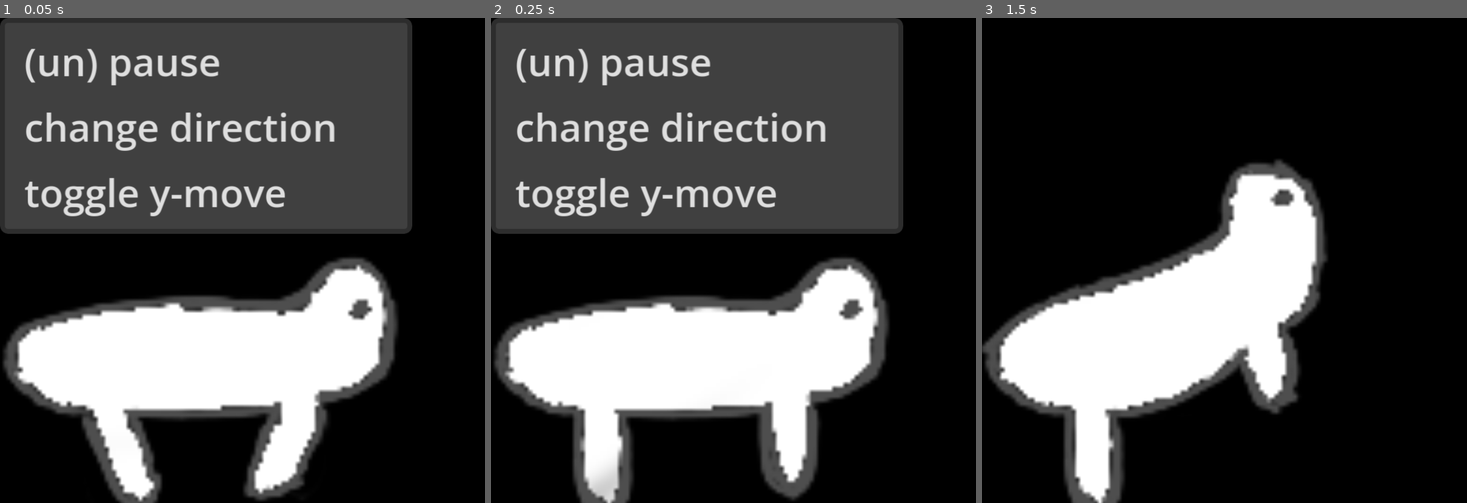
Above: before the commit, frames 1-3 (left to right).
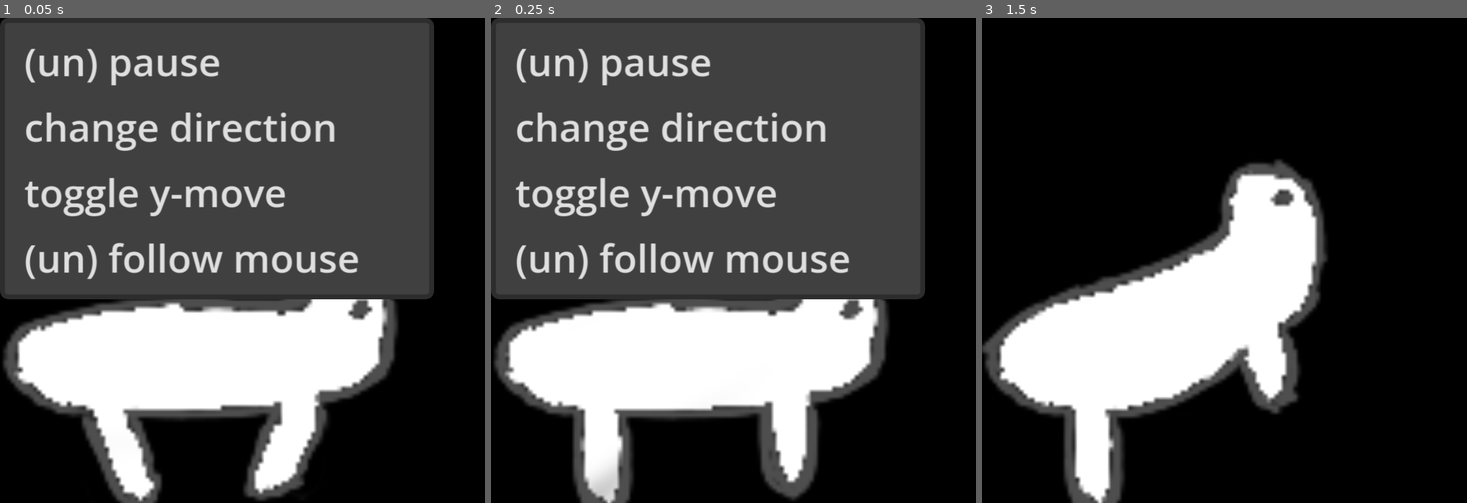
Above: after the commit, the same moments.

Repository: fabianternis/my-screen-pet
Game: Godot game, scene res://main.tscn
Two runs of this game, one before a commit and one after it. Both use one fixed random seed, a clock stepped at 60 frames per second and the inputs below.
Inputs (mouse positions are in pixels of both pictures, inside the frame that each line leads up to):
- Up to frame 1 (0.05 s): no input
- Up to frame 2 (0.25 s): no input
- Up to frame 3 (1.5 s): tap Enter at 0.5 s; drag from (1219, 367) to (1273, 153) at 0.52 s; tap Space at 1.25 s; drag from (1127, 284) to (1219, 367) at 1.27 s

The runs differ from the first frame. In frame 1, 14% of the frame differs, in the area x 0-90%, y 0-58%; in frame 2, 14%; in frame 3, nothing differs.

Commit message:
feat: Implement mouse-following , clean-up _process() and add could_change_direction(x, y)

Diff:
--- a/main.gd
+++ b/main.gd
@@ -34,6 +34,8 @@
 var other_window_pos_tofix: Vector2 = Vector2.ZERO
 var can_idle = true # not used yet
 
+var pet_pos = Vector2()
+var mouse_pos = Vector2() # used by dragging and mouse-following
 
 #var direction = Vector2(x: 1.15, y: 0.7)
 
@@ -61,6 +63,7 @@
 	#popup_paused.add_item('resume', 0)
 	popup.add_item('change direction', 1)
 	popup.add_item('toggle y-move', 2)
+	popup.add_item('(un) follow mouse', 3)
 
 
 	area.input_event.connect(_on_area_input)
@@ -77,7 +80,6 @@
 	if event is InputEventMouseButton and event.button_index == MOUSE_BUTTON_LEFT:
 		if event.pressed:
 			is_dragging = true
-			var mouse_pos = Vector2(DisplayServer.mouse_get_position())
 			var window_pos = Vector2(DisplayServer.window_get_position())
 			drag_offset = mouse_pos - window_pos
 			if !is_paused: sprite.play('drag') # dot _animation() for a reason: should remember the animation pre-drag
@@ -117,50 +119,74 @@
 		switch_direction("x")
 	if id == 2:
 		can_move_y = !can_move_y
-		if not can_move_y:
+		if !can_move_y:
 			direction.y = 0.0
 
 			other_window_pos_tofix.y = size_screen.y - size_window.y
 			DisplayServer.window_set_position(Vector2i(other_window_pos_tofix))
 		else:
 			direction.y = initial_direction.y
+	if id == 3:
+		is_following_mouse = !is_following_mouse
+		if !is_following_mouse:
+			direction = initial_direction
+			sprite.flip_h = direction.x < 0
 	stop_idle()
 
 
 func _process(delta: float):
+	mouse_pos = Vector2(DisplayServer.mouse_get_position())
+
 	if is_dragging:
-		var mouse_pos = Vector2(DisplayServer.mouse_get_position())
-		#var new_window_pos = mouse_pos - drag_offset
-		#DisplayServer.window_set_position(Vector2(new_window_pos))
 		other_window_pos_tofix = mouse_pos - drag_offset
 		DisplayServer.window_set_position(Vector2i(other_window_pos_tofix))
 		drag_pos_1 = drag_pos_0
 		drag_pos_0 = mouse_pos
 
 		if _drag_pos_set():
-			#print('in drag_pos_set()')
 			if drag_pos_1.x < drag_pos_0.x:
 				if direction.x != initial_direction.x:
 					switch_direction("x")
-				#direction.x = initial_direction.x
 			elif drag_pos_1.x > drag_pos_0.x:
 				if direction.x != -initial_direction.x:
 					switch_direction("x")
-				#direction.x = -initial_direction.x
 			if drag_pos_1.y < drag_pos_0.y:
 				if direction.y != initial_direction.y:
 					switch_direction("y")
 			elif drag_pos_1.y > drag_pos_0.y:
 				if direction.y != -initial_direction.y:
 					switch_direction("y")
-		else:
-			print('Something dragging offset related')
-
-		#if _drag_pos_set() && drag_pos_1 > drag_pos_0:
-
 		return
 
-	if !is_paused:
+	if is_following_mouse and !is_paused:
+		pet_pos = other_window_pos_tofix + (size_window * 0.5)
+		var to_mouse = mouse_pos - pet_pos
+		var distance = to_mouse.length()
+
+		var stop_distance = 12.0
+
+		if distance > stop_distance:
+			if is_idle:
+				stop_idle()
+
+			var target_dir = to_mouse / distance
+
+			if !can_move_y:
+				target_dir.y = 0.0
+				target_dir = target_dir.normalized()
+
+			direction = target_dir
+
+			if direction.x > 0.05 and sprite.flip_h:
+				sprite.flip_h = false
+			elif direction.x < -0.05 and !sprite.flip_h:
+				sprite.flip_h = true
+		else:
+			if !is_idle:
+				idle(0.2)
+			direction = Vector2.ZERO
+
+	if !is_paused and !is_idle:
 		other_window_pos_tofix += direction * speed * delta
 
 	var max_x = size_screen.x - size_window.x
@@ -169,38 +195,44 @@
 	if other_window_pos_tofix.x <= 0:
 		other_window_pos_tofix.x = 0
 		if direction.x < 0:
-			#print(1)
-			could_idle(0.6)
-			switch_direction("x")
-			could_idle(0.3)
+			if !is_following_mouse:
+				if could_idle(0.6):
+					could_change_direction(0.3, 0.4)
+				switch_direction("x")
+				could_idle(0.3)
 	elif other_window_pos_tofix.x >= max_x:
 		other_window_pos_tofix.x = max_x
 		if direction.x > 0:
-			#print(2)
-			could_idle(0.2)
-			switch_direction("x")
-			could_idle(0.4)
+			if !is_following_mouse:
+				could_idle(0.2)
+				switch_direction("x")
+				if could_idle(0.4):
+					could_change_direction()
+
 	if other_window_pos_tofix.y <= 0:
 		other_window_pos_tofix.y = 0
-		if direction.y < 0 && can_move_y:
-			#print(3)
-			could_idle(0.23)
-			switch_direction("y")
-			could_idle(0.28)
+		if direction.y < 0 and can_move_y:
+			if !is_following_mouse:
+				if could_idle(0.23):
+					could_change_direction(0.2, 0.4)
+				switch_direction("y")
+				if could_idle(0.28):
+					could_change_direction(0.5, 0.1)
 	elif other_window_pos_tofix.y >= max_y:
 		other_window_pos_tofix.y = max_y
-		if direction.y > 0 && can_move_y:
-			#print(4)
-			could_idle(0.2)
-			switch_direction("y")
-			could_idle(0.3)
+		if direction.y > 0 and can_move_y:
+			if !is_following_mouse:
+				if could_idle(0.2):
+					could_change_direction(0.1, 0.075)
+				switch_direction("y")
+				could_idle(0.3)
 
 	DisplayServer.window_set_position(Vector2i(other_window_pos_tofix))
 
 	if is_idle and !is_paused:
 		_idle(delta)
 
-	if !is_idle and !is_paused and !is_dragging:
+	if !is_idle and !is_paused and !is_dragging and !is_following_mouse:
 		could_idle(0.00125, 0.5, 2.2)
 
 func switch_direction(axis = "x"):
@@ -221,6 +253,7 @@
 	idle_time_left -= delta
 	if idle_time_left <= 0:
 		stop_idle()
+
 		#current_primary_animation = 'walk'
 		#sprite.play(current_primary_animation)
 	return
@@ -262,5 +295,11 @@
 	if randf() < chance:
 		idle(randf_range(min, max))
 		return true
-
 	return false
+
+
+func could_change_direction(x = 0.25, y = 0.2):
+	if randf() < x:
+		switch_direction("x")
+	if randf() < y and can_move_y:
+		switch_direction("y")
